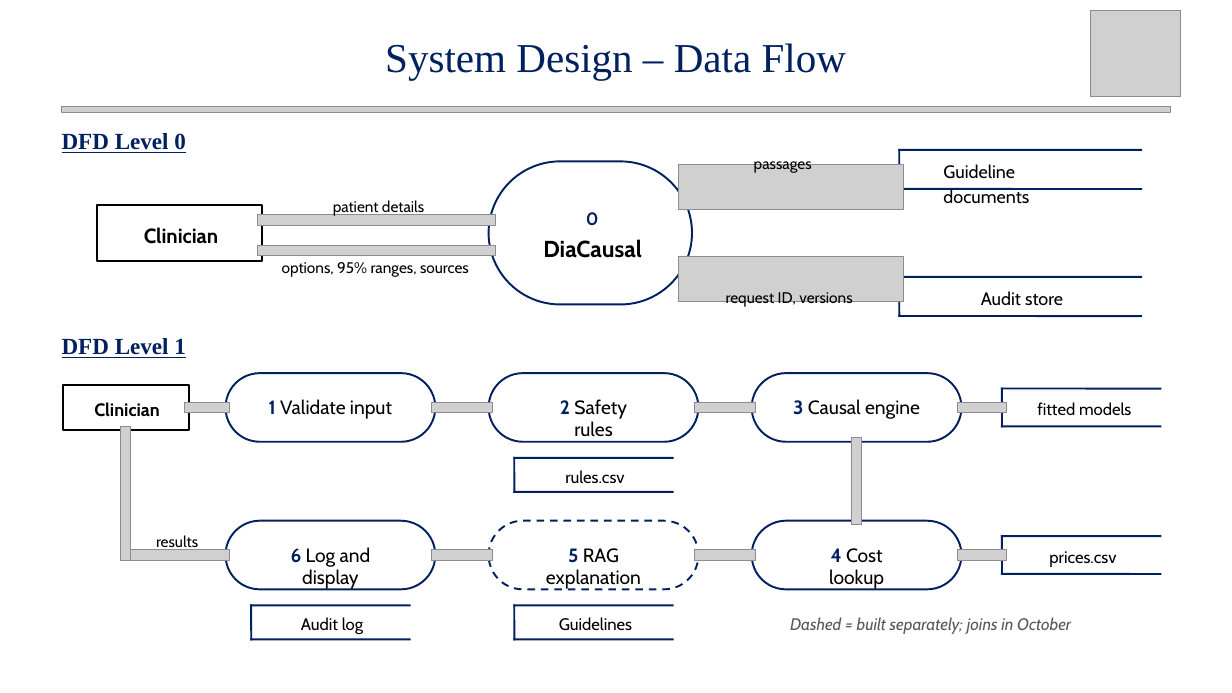
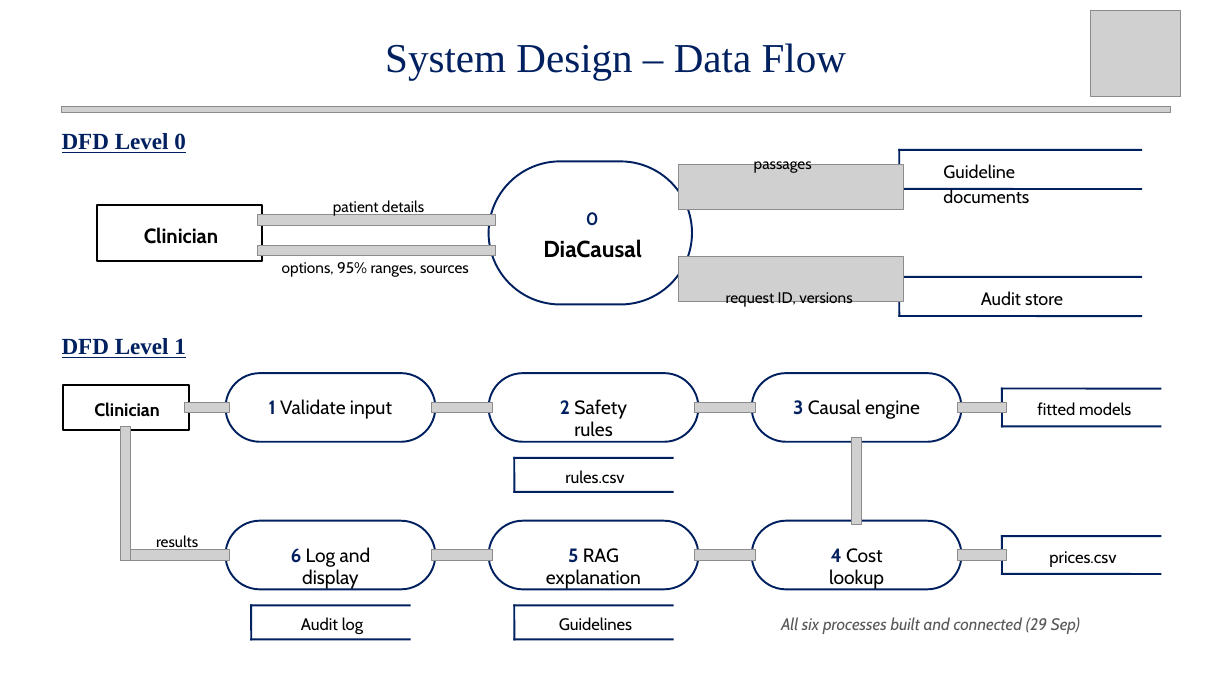
Before and after one commit to Rhian-Roy/DiaCausal-CDSS, a slide deck: slide 15 of docs/midsem/Intelligent_Diabetes_CDSS_MidSem_updated.pptx. Drawn at 1232x693 pixels with LibreOffice and Linux fonts; fonts in the diff are those of the drawing; grey boxes stand for pictures; background and template pictures are left out. Boxes give left, top, right and bottom in pixels: in the first picture for what was removed or moved away, otherwise in the second. Text is boxed around its words. In the diff, an @@ line names an element or a change of style, - is before the commit and + after.

```diff
--- a/docs/midsem/Intelligent_Diabetes_CDSS_MidSem_updated.pptx
+++ b/docs/midsem/Intelligent_Diabetes_CDSS_MidSem_updated.pptx
@@ rounded rectangle at (489,521,699,590): outline #002060 1.5 pt dashed to #002060 1.5 pt @@
@@ text at (781,617,1080,634): text changed @@
-Dashed = built separately; joins in October
+All six processes built and connected (29 Sep)
```
Also in this commit, not shown: 9 other slides changed, 1 slide added, 21 other files.
